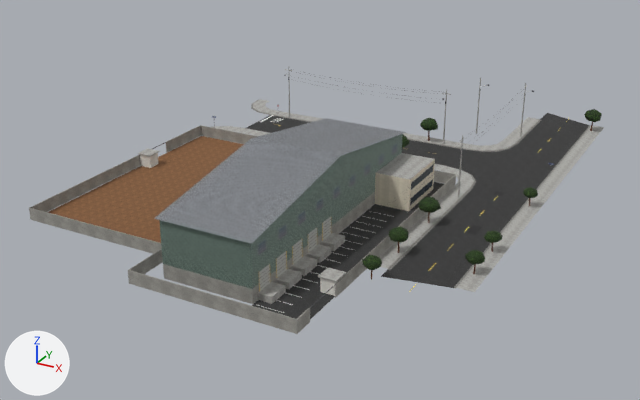
Before and after pictures for a commit that changed the glTF model assets-bar/map/BarBoteco/export/cidade/setores/cidade_S07_05.gltf.
Rendered twice from a 50 mm lens placed at (418.0, -12.0, 68.5), pointed at (338.1, 133.4, -4.2). Lighting does not change. The marker at lower left points along +X, +Y and +Z. The picture after the commit comes second. Vertices at exactly the same position are counted once.

Before the edit, the objects in view are built like this:
```python
ob_p_arvore_a_002 = bpy.data.objects.new('P_Arvore_A.002', me_p_arvore_a)
ob_p_arvore_a_002.parent = ob_inst_p_arvore_a
ob_p_arvore_a_002.location = (378.9, 119.7, 0.15)
ob_p_arvore_a_002.rotation_euler = (0.0, 0.0, -3.034)  # degrees (0, 0, -174)
ob_p_arvore_a_002.scale = (0.876, 0.876, 0.876)
ob_p_arvore_a_003 = bpy.data.objects.new('P_Arvore_A.003', me_p_arvore_a)
ob_p_arvore_a_003.parent = ob_inst_p_arvore_a
ob_p_arvore_a_003.location = (378.9, 110.7, 0.15)
ob_p_arvore_a_003.rotation_euler = (0.0, 0.0, -0.457)  # degrees (0, 0, -26)
ob_p_arvore_a_003.scale = (0.939, 0.939, 0.939)
ob_p_arvore_a_004 = bpy.data.objects.new('P_Arvore_A.004', me_p_arvore_a)
ob_p_arvore_a_004.parent = ob_inst_p_arvore_a
ob_p_arvore_a_004.location = (378.9, 190.2, 0.15)
ob_p_arvore_a_004.rotation_euler = (0.0, 0.0, -1.239)  # degrees (0, 0, -71)
ob_p_arvore_a_004.scale = (1.18, 1.18, 1.18)
ob_p_arvore_a_005 = bpy.data.objects.new('P_Arvore_A.005', me_p_arvore_a)
ob_p_arvore_a_005.parent = ob_inst_p_arvore_a
ob_p_arvore_a_005.location = (365.1, 111.6, 0.15)
ob_p_arvore_a_005.rotation_euler = (0.0, 0.0, 0.899)  # degrees (0, 0, 52)
ob_p_arvore_a_005.scale = (1.06, 1.06, 1.06)
ob_p_poste_luz = bpy.data.objects.new('P_Poste_Luz', me_p_poste_luz)
ob_p_poste_luz.parent = ob_inst_p_poste_luz
ob_p_poste_luz.location = (365.6, 179.0, 0.15)
ob_p_poste_luz.scale = (1.0, 1.0, 1.25)
ob_p_poste_luz_002 = bpy.data.objects.new('P_Poste_Luz.002', me_p_poste_luz)
ob_p_poste_luz_002.parent = ob_inst_p_poste_luz
ob_p_poste_luz_002.location = (352.0, 165.4, 0.15)
ob_p_poste_luz_002.rotation_euler = (0.0, 0.0, -1.571)  # degrees (0, 0, -90)
ob_p_poste_luz_002.scale = (1.0, 1.0, 1.25)
ob_p_poste_luz_003 = bpy.data.objects.new('P_Poste_Luz.003', me_p_poste_luz)
ob_p_poste_luz_003.parent = ob_inst_p_poste_luz
ob_p_poste_luz_003.location = (356.2, 175.5, 0.15)
ob_p_poste_luz_003.rotation_euler = (0.0, 0.0, 0.173)  # degrees (0, 0, 10)
ob_p_poste_luz_003.scale = (1.0, 1.0, 1.35)
ob_s07_05_estatico = bpy.data.objects.new('S07_05_Estatico', me_s07_05_estatico)
ob_s07_05_estatico.location = (0.0, 0.0, 0.0)
```
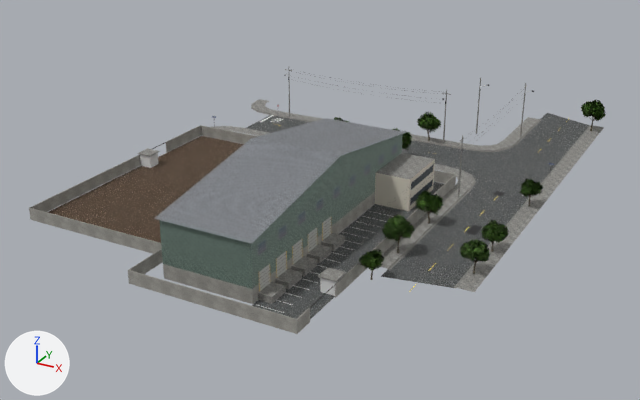
Changed parts and their boxes (x1, y1, x2, y2) in the pictures (640 x 400 px):
'S07_05_Estatico', surface changed: (47, 99, 604, 321) in both
'P_Arvore_A.005', reshaped: before (388, 226, 409, 253); after (382, 215, 415, 253)
'P_Arvore_A.003', reshaped: before (465, 250, 485, 274); after (459, 239, 490, 274)
'P_Arvore_B', reshaped: before (419, 197, 441, 223); after (415, 190, 444, 224)
'P_Arvore_A.002', reshaped: before (484, 230, 503, 252); after (481, 220, 508, 252)
'P_Arvore_A.004', reshaped: before (584, 109, 602, 131); after (581, 100, 606, 131)
'P_Arvore_B.003', reshaped: before (362, 255, 382, 279); after (359, 249, 384, 280)
'P_Arvore_B.002', reshaped: before (420, 118, 438, 141); after (417, 112, 441, 141)
'P_Arvore_A.001', reshaped: before (523, 187, 538, 206); after (519, 179, 543, 206)
'P_Arvore_B.001', reshaped: before (402, 135, 410, 148); after (392, 128, 411, 150)
'P_Arvore_A', reshaped (not visible before): after (334, 117, 348, 122)
part 1 of me_p_arvore_a, rebuilt (mostly hidden): before (480, 116, 601, 264); after (476, 110, 602, 262)
part 2 of me_p_arvore_a, rebuilt (mostly hidden): before (397, 126, 592, 274); after (397, 121, 593, 274)
part 3 of me_p_arvore_a, rebuilt (mostly hidden): before (402, 114, 587, 263); after (398, 117, 592, 263)
part 4 of me_p_arvore_a, built on (mostly hidden): before (388, 109, 602, 265); after (334, 100, 606, 263)
part 5 of me_p_arvore_b, rebuilt: before (363, 118, 439, 270); after (368, 125, 430, 269)
part 6 of me_p_arvore_b, rebuilt: before (407, 124, 441, 211); after (402, 125, 441, 213)
part 7 of me_p_arvore_b, built on: before (362, 118, 435, 279); after (359, 112, 444, 280)

Edits to the bpy script that builds the scene:
```text
Change mat_concreto:
    mat_concreto.texture: img_concreto -> img_pol_concreto
Change mat_terra_batida:
    where n2 = _N.new('ShaderNodeTexImage'); n2.name = 'Image Texture'
    n2.image: img_terra_batida -> img_pol_terra
    add n3 = _N.new('ShaderNodeNormalMap'); n3.name = 'Normal Map'
    add n3.uv_map = 'UVMap'
    add n3.inputs[0].default_value = 0.8  # 'Strength'
    add n4 = _N.new('ShaderNodeTexImage'); n4.name = 'Image Texture.001'
    add n4.image = img_pol_terra_n
    where n0 = _N.new('ShaderNodeBsdfPrincipled'); n0.name = 'Principled BSDF'
    add _L.new(n3.outputs[0], n0.inputs[5])  # 'Normal' to 'Normal'
    add _L.new(n4.outputs[0], n3.inputs[1])  # 'Color' to 'Color'
Change mat_asfalto:
    mat_asfalto.texture: img_asfalto -> img_pol_asfalto
Add mat_arv_folhagem:
    mat_arv_folhagem = bpy.data.materials.new('Arv_Folhagem')
    # uses the picture img_pbr_folhagem
Add mat_arv_casca:
    mat_arv_casca = bpy.data.materials.new('Arv_Casca')
    # colours: white #edeae5
    # uses the picture img_pbr_casca
    # uses the picture img_pbr_casca_n
Change me_p_arvore_a:
    used by ob_p_arvore_a; parent = ob_inst_p_arvore_a; location = (332.5, 152.2, 0.15); rotation_euler = (0.0, 0.0, -2.896), in degrees (0, 0, -166); scale = (1.07, 1.07, 1.07)
    remove me_p_arvore_a.from_pydata(...)  # 220 vertices, 328 faces; spans x -1.7..1.71, y -1.69..1.68, z -0.06..4.48
    remove me_p_arvore_a.materials.append(mat_casca)
    remove me_p_arvore_a.materials.append(mat_folhas)  # picture img_folhas
    add me_p_arvore_a.from_pydata(...)  # 371 vertices, 464 faces; spans x -3.63..3.13, y -3.2..3.28, z -0.13..7.1
    me_p_arvore_a part 1: the loose piece of 42 vertices spanning x -0.17..1.71, y -0.47..1.43, z 2.06..3.71 is rebuilt with 4 vertices and now spans x -0.22..2.51, y -0.26..1.69, z 1.98..5.3, in mat_arv_folhagem
    me_p_arvore_a part 2: the loose piece of 16 vertices spanning x -0.13..0.21, y -0.13..0.16, z -0.06..1.01 is rebuilt with 49 vertices and now spans x -0.22..0.22, y -0.22..0.22, z -0.13..2.21, in mat_arv_casca
    me_p_arvore_a part 3: the loose piece of 12 vertices spanning x -0.58..1.02, y -1.69..0.06, z 2.22..3.72 is rebuilt with 18 vertices and now spans x -0.51..0.13, y -1.65..0.16, z 1.95..3.81, in mat_arv_casca
    me_p_arvore_a part 4: 134 vertices removed from x -1.7..1.52, y -1.52..1.68, z 1.87..4.48; 300 vertices added at x -3.63..3.13, y -3.2..3.28, z 1.9..7.1
    other edits to the shape of me_p_arvore_a do not show in these pictures
    add me_p_arvore_a.materials.append(mat_arv_casca)
    add me_p_arvore_a.materials.append(mat_arv_folhagem)
Change me_p_arvore_b:
    used by ob_p_arvore_b; parent = ob_inst_p_arvore_b; location = (365.1, 125.0, 0.15); rotation_euler = (0.0, 0.0, -3.052), in degrees (0, 0, -175); scale = (1.02, 1.02, 1.02)
    remove me_p_arvore_b.from_pydata(...)  # 220 vertices, 328 faces; spans x -1.85..1.96, y -1.76..1.86, z -0.06..4.98
    remove me_p_arvore_b.materials.append(mat_casca)
    remove me_p_arvore_b.materials.append(mat_folhas)  # picture img_folhas
    add me_p_arvore_b.from_pydata(...)  # 429 vertices, 536 faces; spans x -3.48..3.24, y -3.19..3.09, z -0.13..6.71
    me_p_arvore_b part 5: the loose piece of 42 vertices spanning x -1.67..1.89, y -1.68..1.86, z 2.39..4.92 is rebuilt with 4 vertices and now spans x -1.22..2.56, y -1.07..2.16, z 2.29..4.33, in mat_arv_folhagem
    me_p_arvore_b part 6: the loose piece of 12 vertices spanning x -1.85..0.3, y -1.24..0.8, z 2.48..4.29 is rebuilt with 4 vertices and now spans x -2.2..0.41, y -0.79..0.65, z 1.92..4.48, in mat_arv_folhagem
    me_p_arvore_b part 7: 66 vertices removed from x -0.86..1.04, y -1.76..0.99, z -0.06..4.98; 413 vertices added at x -3.48..3.24, y -3.19..3.09, z -0.13..6.71
    other edits to the shape of me_p_arvore_b do not show in these pictures
    add me_p_arvore_b.materials.append(mat_arv_casca)
    add me_p_arvore_b.materials.append(mat_arv_folhagem)
```
